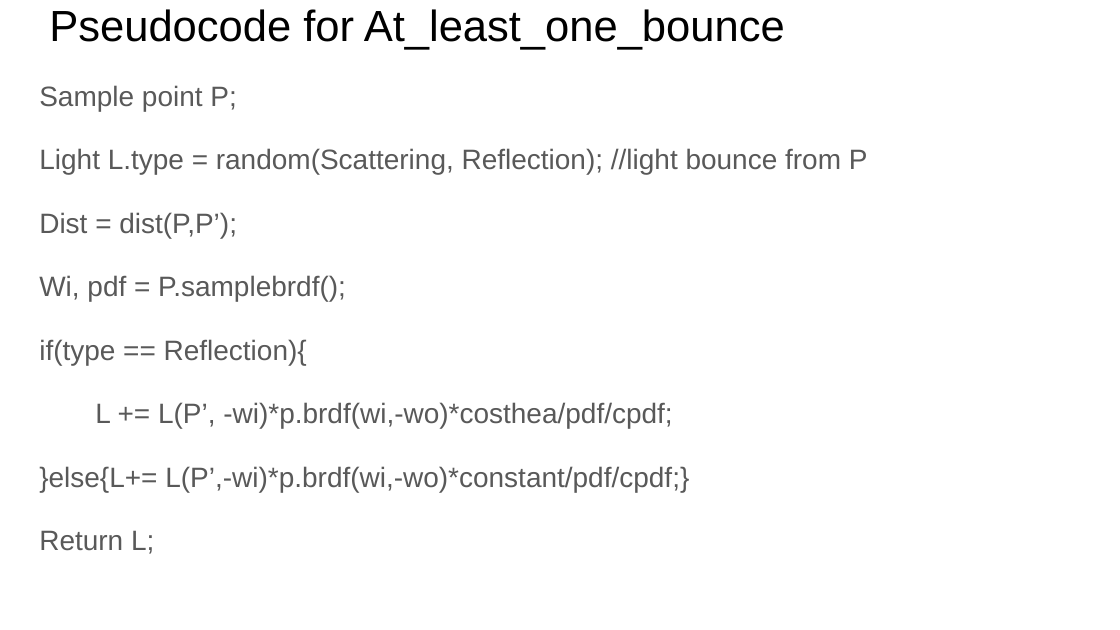
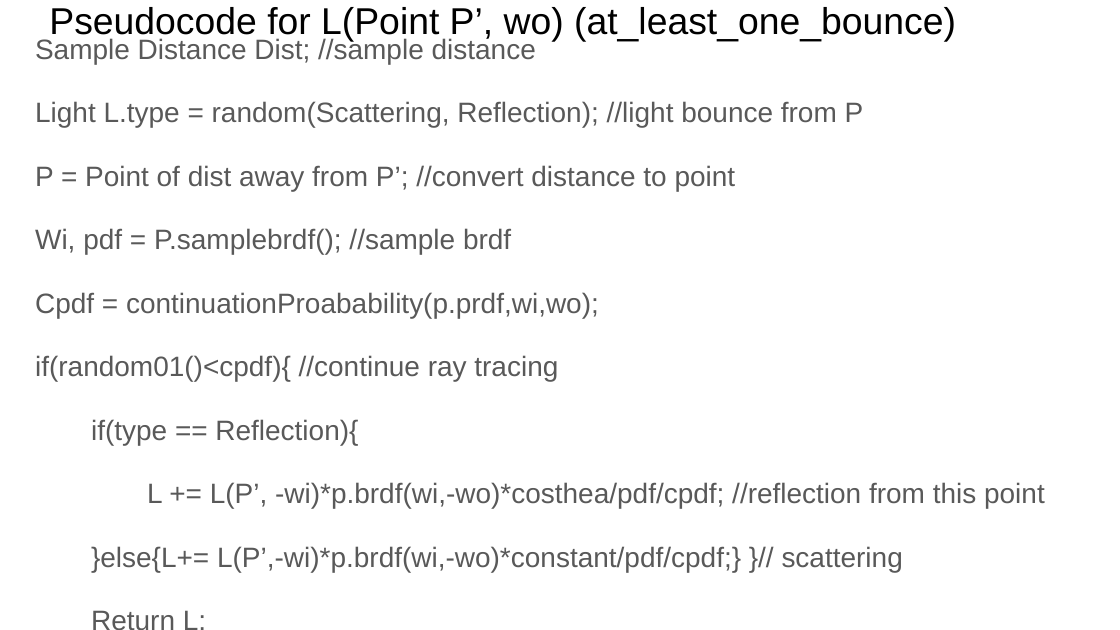
Before and after one commit to hilary217/cs184-final, a slide deck: slide 2 of docs/CS184 MILESTONE.pptx. Drawn at 1120x630 pixels with LibreOffice and Linux fonts; fonts in the diff are those of the drawing. Boxes give left, top, right and bottom in pixels: in the first picture for what was removed or moved away, otherwise in the second. Text is boxed around its words. In the diff, an @@ line names an element or a change of style, - is before the commit and + after.

Commit message:
as

```diff
--- a/docs/CS184 MILESTONE.pptx
+++ b/docs/CS184 MILESTONE.pptx
@@ text "Sample Distance Dist; //sample distance": place and size @@
-text "Sample Distance Dist; //sample distance" at (39, 85, 868, 554)
+text "Sample Distance Dist; //sample distance" at (35, 37, 1045, 572)
@@ title at (49, 7, 956, 42): text changed; size 28 to 24 pt @@
-Pseudocode for At_least_one_bounce
+Pseudocode for L(Point P’, wo) (at_least_one_bounce)
@@ text at (35, 37, 536, 64): text changed @@
-Sample point P;
+Sample Distance Dist; //sample distance
@@ text at (35, 165, 736, 381): text changed @@
-Dist = dist(P,P’);
-Wi, pdf = P.samplebrdf();
+P = Point of dist away from P’; //convert distance to point
+Wi, pdf = P.samplebrdf(); //sample brdf
+Cpdf = continuationProabability(p.prdf,wi,wo);
+if(random01()<cpdf){ //continue ray tracing
@@ text at (91, 419, 358, 445): indent changed @@
@@ text at (91, 482, 1045, 572): text changed @@
-L += L(P’, -wi)*p.brdf(wi,-wo)*costhea/pdf/cpdf;
-}else{L+= L(P’,-wi)*p.brdf(wi,-wo)*constant/pdf/cpdf;}
+L += L(P’, -wi)*p.brdf(wi,-wo)*costhea/pdf/cpdf; //reflection from this point
+}else{L+= L(P’,-wi)*p.brdf(wi,-wo)*constant/pdf/cpdf;} }// scattering
```
